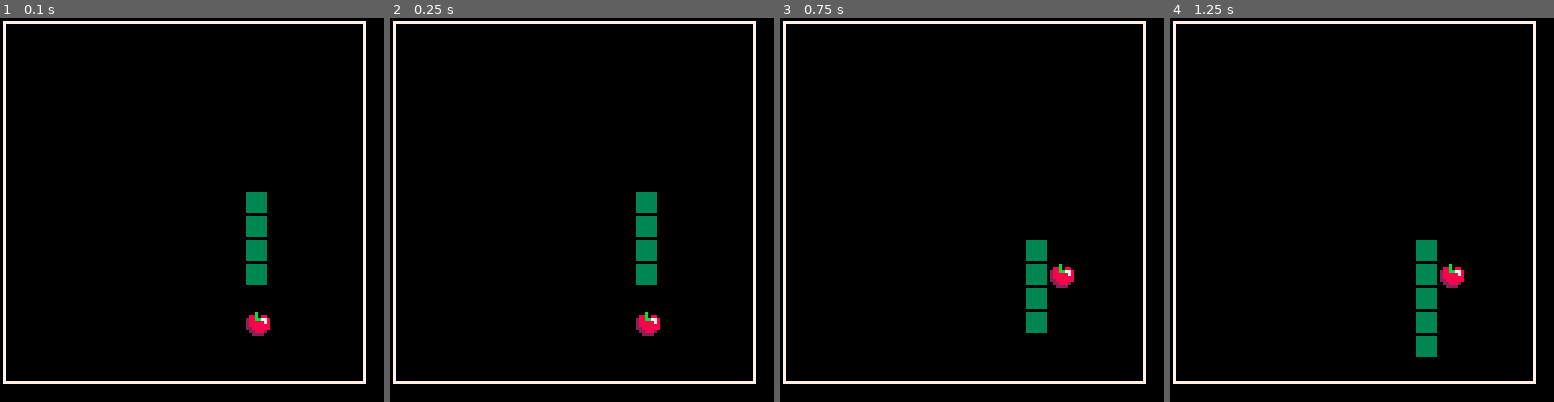
Above: before the commit, frames 1-4 (left to right).
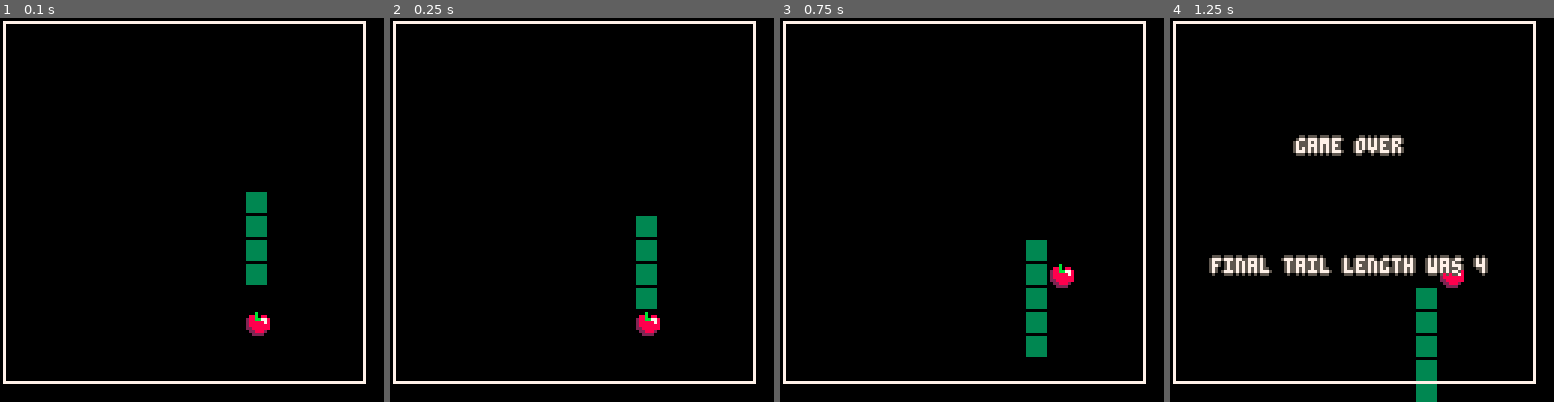
Above: after the commit, the same moments.

Repository: andrewedstrom/fruititarian-snecko
Game: PICO-8 cartridge snake.p8
Same seed, same stepped clock (60 frames per second), same inputs: the game is played once before the commit and once after it.
Inputs:
- Up to frame 1 (0.1 s): no input
- Up to frame 2 (0.25 s): no input
- Up to frame 3 (0.75 s): no input
- Up to frame 4 (1.25 s): no input

Frame 1 is identical in both runs. In frame 2, 0.6% of the frame differs, in the area x 64-70%, y 45-76%; in frame 3, 0.3%; in frame 4, 5.0%, in the area x 10-83%, y 30-100%.

Commit message:
add label image

Diff:
--- a/snake.p8
+++ b/snake.p8
@@ -51,12 +51,12 @@
       draw=function(self)
         draw_block(self.x,self.y,3)
         -- spr(2,self.x*grid_size+2,self.y*grid_size+2)
-        for tail in all(self.tail_blocks) do
-            draw_block(tail.x,tail.y,3)
+        for block in all(self.tail_blocks) do
+            draw_block(block.x,block.y,3)
         end
       end,
       update=function(self)
-        if frames % 10 == 0 then
+        if frames % 6 == 0 then
             frames=0
             add(self.tail_blocks,{x=self.x,y=self.y})
             if #self.tail_blocks>self.tail_length then
@@ -161,13 +161,13 @@
 end
 
 __gfx__
-00000000000b00000000000000000000000000000000000000000000000000000000000000000000000000000000000000000000000000000000000000000000
-00000000088b08800333330003333300000000000000000000000000000000000000000000000000000000000000000000000000000000000000000000000000
-00700700288bb7780333030003330300000000000000000000000000000000000000000000000000000000000000000000000000000000000000000000000000
-00077000288888780303330003033300000000000000000000000000000000000000000000000000000000000000000000000000000000000000000000000000
-00077000288888880300000803000008000000000000000000000000000000000000000000000000000000000000000000000000000000000000000000000000
-00700700228888880388888003888880000000000000000000000000000000000000000000000000000000000000000000000000000000000000000000000000
-00000000022888200333330803333308000000000000000000000000000000000000000000000000000000000000000000000000000000000000000000000000
+00000000000b00000000000000000000030000000000000000000000000000000000000000000000000000000000000000000000000000000000000000000000
+00000000088b08800333330003333300033300000003300000000000000000000000000000000000000000000000000000000000000000000000000000000000
+00700700288bb7780333030003330300033333000003300000000000000000000000000000000000000000000000000000000000000000000000000000000000
+00077000288888780303330003033300033333300033330000000000000000000000000000000000000000000000000000000000000000000000000000000000
+00077000288888880300000803000008033333000033330000000000000000000000000000000000000000000000000000000000000000000000000000000000
+00700700228888880388888003888880033300000333333000000000000000000000000000000000000000000000000000000000000000000000000000000000
+00000000022888200333330803333308030000000333333000000000000000000000000000000000000000000000000000000000000000000000000000000000
 00000000002222000000000000000000000000000000000000000000000000000000000000000000000000000000000000000000000000000000000000000000
 
 
Not shown, changed: README.md
Not shown, added: snake.p8.png
